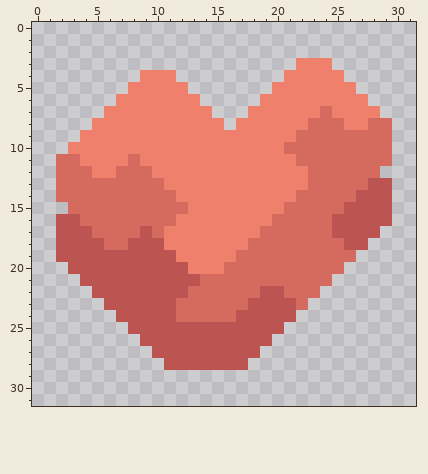
Pixel-art sprite: sprites/items/engineer.png. Above: the version before the commit.
The file is 32x32 pixels.
After:
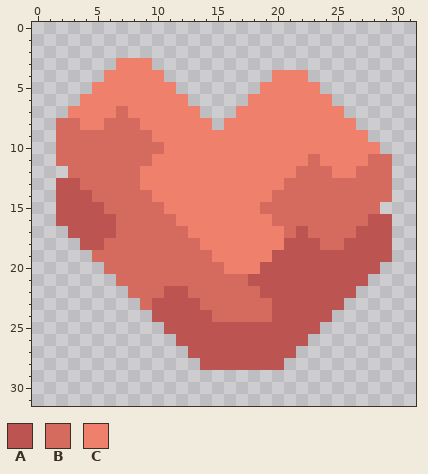
Palette (. is transparent): A #bc5452  B #d56a5f  C #ef806c
The edit:
y 3: x 7..9 ... -> CCC; x 22..24 CCC -> ...
y 4: x 6..8 ... -> CCC; x 11 C -> .; x 20 . -> C; x 23..25 CCC -> ...
y 5: x 5..7 ... -> CCC; x 12 C -> .; x 19 . -> C; x 24..26 CCC -> ...
y 6: x 4..6 ... -> CCC; x 13 C -> .; x 18 . -> C; x 25..27 CCC -> ...
y 7: x 3..5 ... -> CCC; x 7 C -> B; x 14 C -> .; x 17 . -> C; x 24 B -> C; x 26..28 CCC -> ...
y 8: x 2..4 ... -> BBC; x 6..8 CCC -> BBB; x 15..16 C. -> .C; x 23..25 BBB -> CCC; x 27..29 CBB -> ...
y 9: x 2..9 ..CCCCCC -> BBBBBBBB; x 22..29 BBBBBBBB -> CCCCCC..
y 10: x 2..10 .CCCCCCCC -> BBBBBBBBB; x 21..29 BBBBBBBBB -> CCCCCCCC.
y 11: x 4..7 CCCC -> BBBB; x 9 C -> B; x 22 B -> C; x 24..27 BBBB -> CCCC
y 12: x 2 B -> .; x 5..6 CC -> BB; x 9 B -> C; x 22 C -> B; x 25..26 BB -> CC; x 29 . -> B
y 13: x 2..3 BB -> AA; x 9..10 BB -> CC; x 21..22 CC -> BB; x 28..29 AA -> BB
y 14: x 2..4 BBB -> AAA; x 10..11 BB -> CC; x 20..21 CC -> BB; x 27..29 AAA -> BBB
y 15: x 2..5 .BBB -> AAAA; x 11..12 BB -> CC; x 19..20 CC -> BB; x 26..29 AAAA -> BBB.
y 16: x 4..6 BBB -> AAA; x 25..27 AAA -> BBB
y 17: x 2 A -> .; x 5..6 BB -> AA; x 9 A -> B; x 11..12 CC -> BB; x 19..20 BB -> CC; x 22 B -> A; x 25..26 AA -> BB; x 29 . -> A
y 18: x 2..3 AA -> ..; x 8..13 AAACCC -> BBBBBB; x 18..23 BBBBBB -> CCCAAA; x 28..29 .. -> AA
y 19: x 2..14 AAAAAAAAAACCC -> ...BBBBBBBBBB; x 17..29 BBBBBBBBBB... -> CCCAAAAAAAAAA
y 20: x 3..28 AAAAAAAAAACCCBBBBBBBBBB... -> ...BBBBBBBBBBCCCAAAAAAAAAA
y 21: x 4..13 AAAAAAAAAA -> ...BBBBBBB; x 18..27 BBBBBBB... -> AAAAAAAAAA
y 22: x 5..10 AAAAAA -> ...BBB; x 21..26 BBB... -> AAAAAA
y 23: x 6..9 AAAA -> ...B; x 12..13 BB -> AA; x 18..19 AA -> BB; x 22..25 B... -> AAAA
y 24: x 7..9 AAA -> ...; x 12..14 BBB -> AAA; x 17..19 AAA -> BBB; x 22..24 ... -> AAA
y 25: x 8..10 AAA -> ...; x 21..23 ... -> AAA
y 26: x 9..11 AAA -> ...; x 20..22 ... -> AAA
y 27: x 10..12 AAA -> ...; x 19..21 ... -> AAA
y 28: x 11..13 AAA -> ...; x 18..20 ... -> AAA
